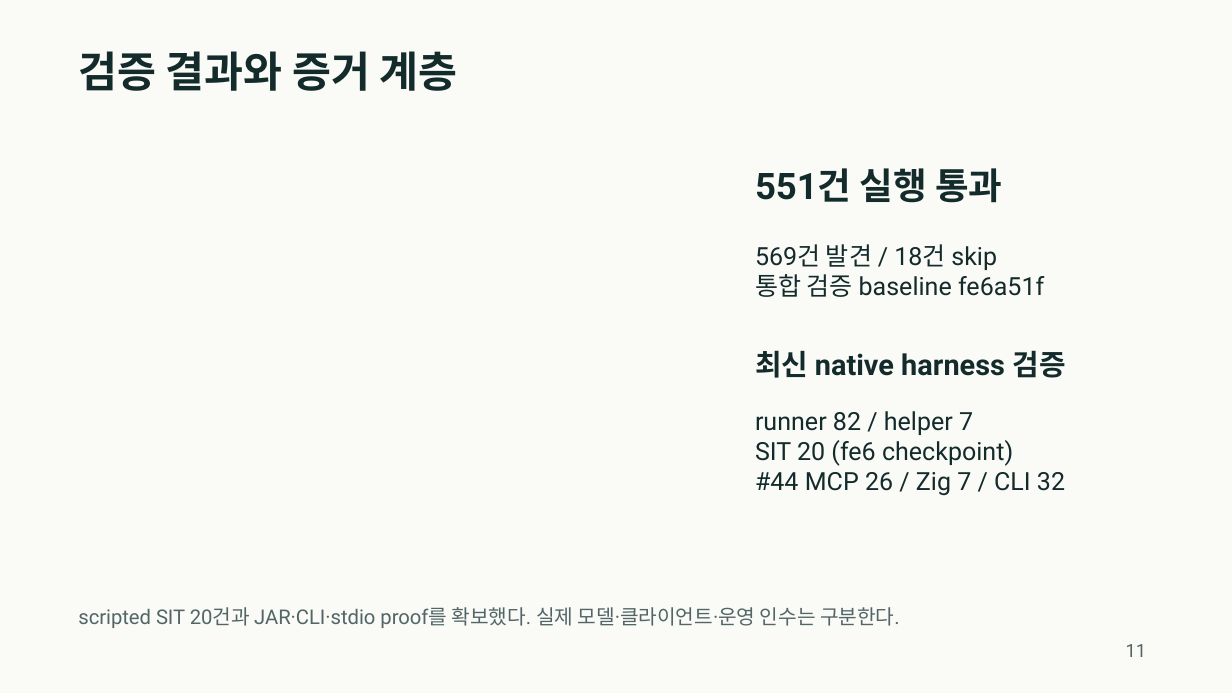
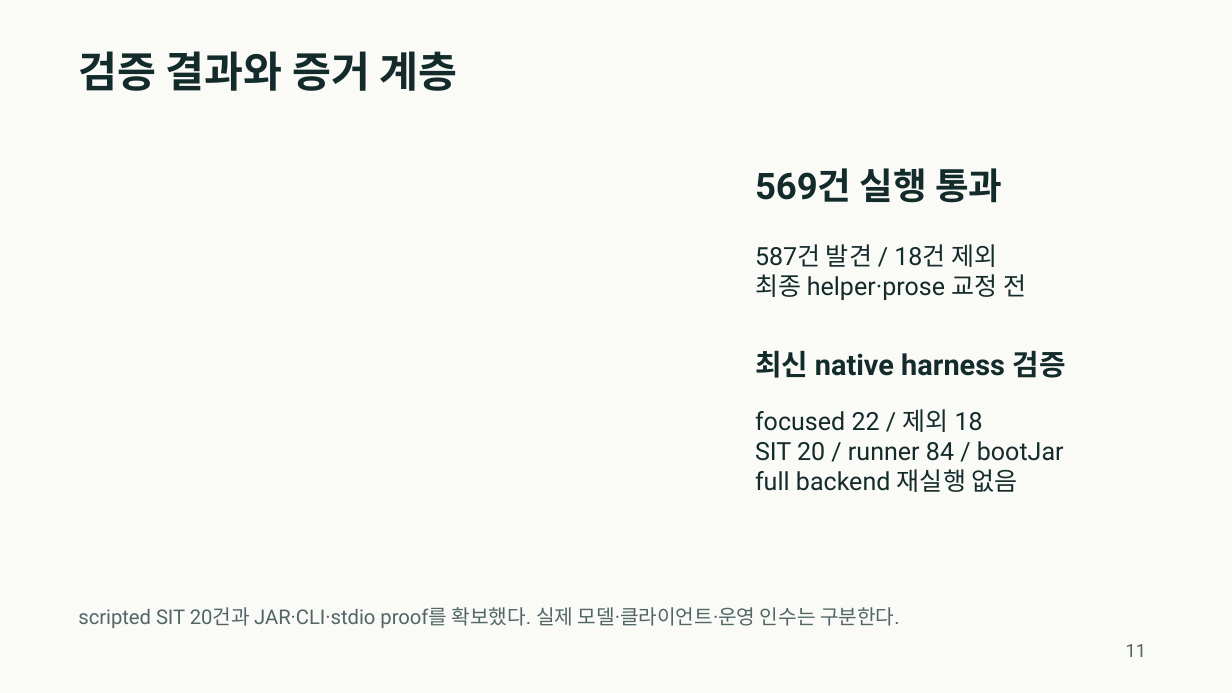
Before and after one commit to se0nghe0n/mulino-coreano-erp, a slide deck: slide 11 of docs/portfolio/mulino-coreano-portfolio-ko.pptx. Drawn at 1232x693 pixels with LibreOffice and Linux fonts; fonts in the diff are those of the drawing. Boxes give left, top, right and bottom in pixels: in the first picture for what was removed or moved away, otherwise in the second. Text is boxed around its words. In the diff, an @@ line names an element or a change of style, - is before the commit and + after.

```diff
--- a/docs/portfolio/mulino-coreano-portfolio-ko.pptx
+++ b/docs/portfolio/mulino-coreano-portfolio-ko.pptx
@@ text at bbox=[755, 168, 1002, 203]: text changed @@
-551건 실행 통과
+569건 실행 통과
@@ text at bbox=[755, 244, 1026, 300]: text changed @@
-569건 발견 / 18건 skip
-통합 검증 baseline fe6a51f
+587건 발견 / 18건 제외
+최종 helper·prose 교정 전
@@ text at bbox=[755, 409, 1064, 492]: text changed @@
-runner 82 / helper 7
-SIT 20 (fe6 checkpoint)
-#44 MCP 26 / Zig 7 / CLI 32
+focused 22 / 제외 18
+SIT 20 / runner 84 / bootJar
+full backend 재실행 없음
```
Also in this commit, not shown: 3 other slides changed, 11 other files.
